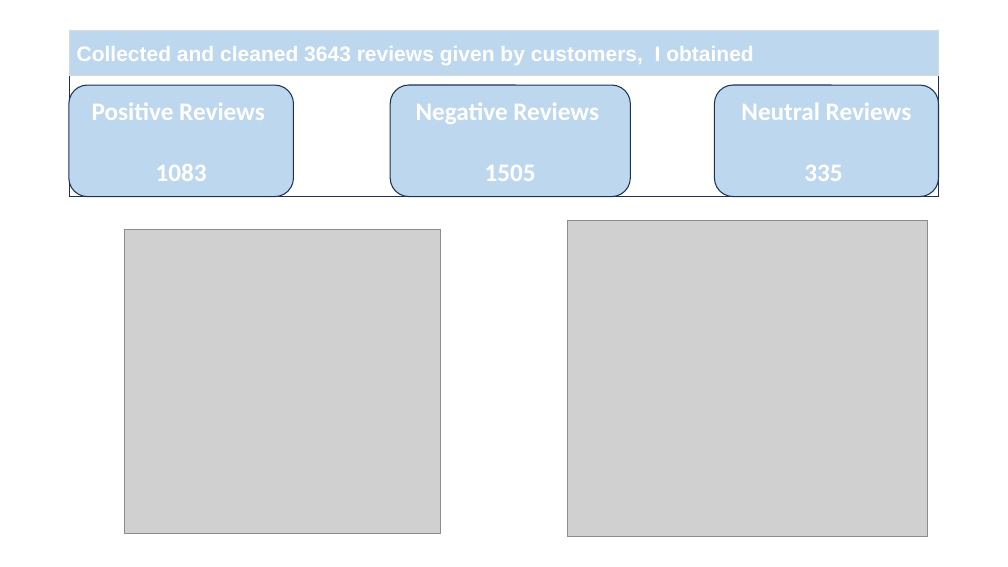
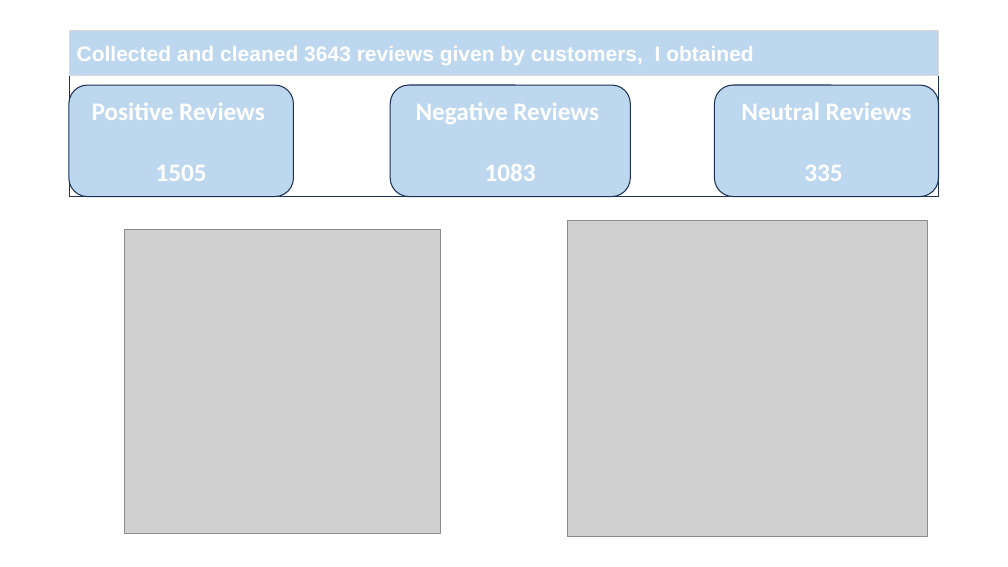
Before and after one commit to enwelumchiamaka/British-Airways-Virtual-Internship, a slide deck: slide 2 of Task 1 - Web Scraping to Gain Company Insight/Task-1 Presentation.pptx. Drawn at 1008x567 pixels with LibreOffice and Linux fonts; fonts in the diff are those of the drawing; grey boxes stand for pictures. Boxes give left, top, right and bottom in pixels: in the first picture for what was removed or moved away, otherwise in the second. Text is boxed around its words. In the diff, an @@ line names an element or a change of style, - is before the commit and + after.

```diff
--- a/Task 1 - Web Scraping to Gain Company Insight/Task-1 Presentation.pptx
+++ b/Task 1 - Web Scraping to Gain Company Insight/Task-1 Presentation.pptx
@@ text in rounded rectangle at (156,165,207,181): text changed @@
-1083
+1505
@@ text in rounded rectangle at (485,164,536,181): text changed @@
-1505
+1083
```
Also in this commit, not shown: 1 other file.
